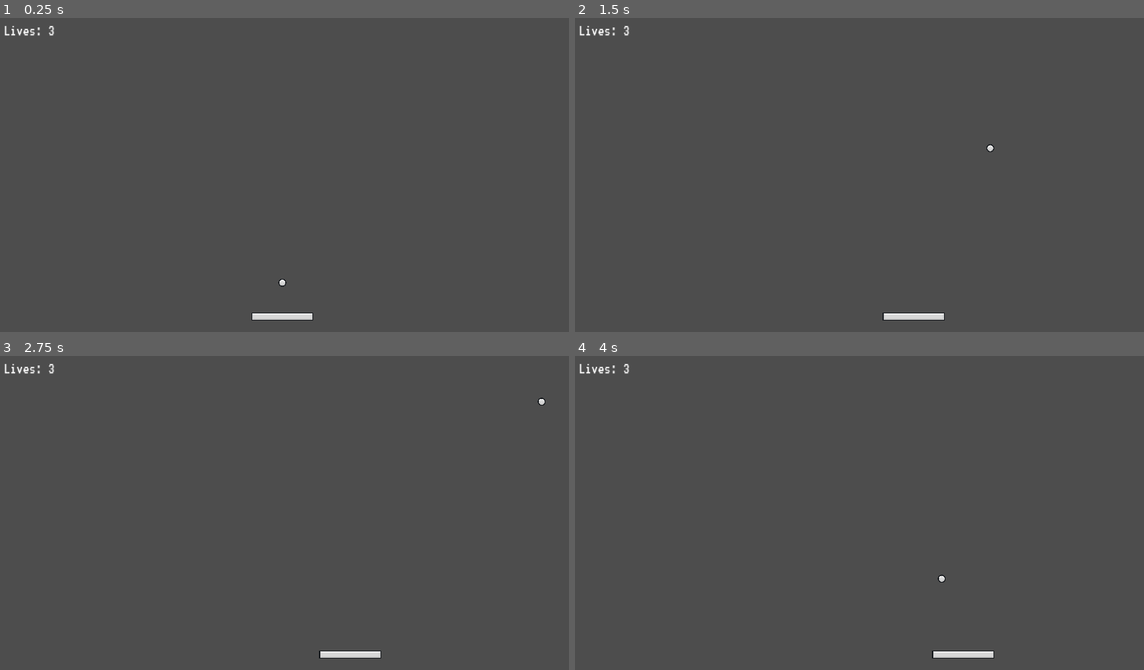
Above: before the commit, frames 1-4 (two rows, left to right).
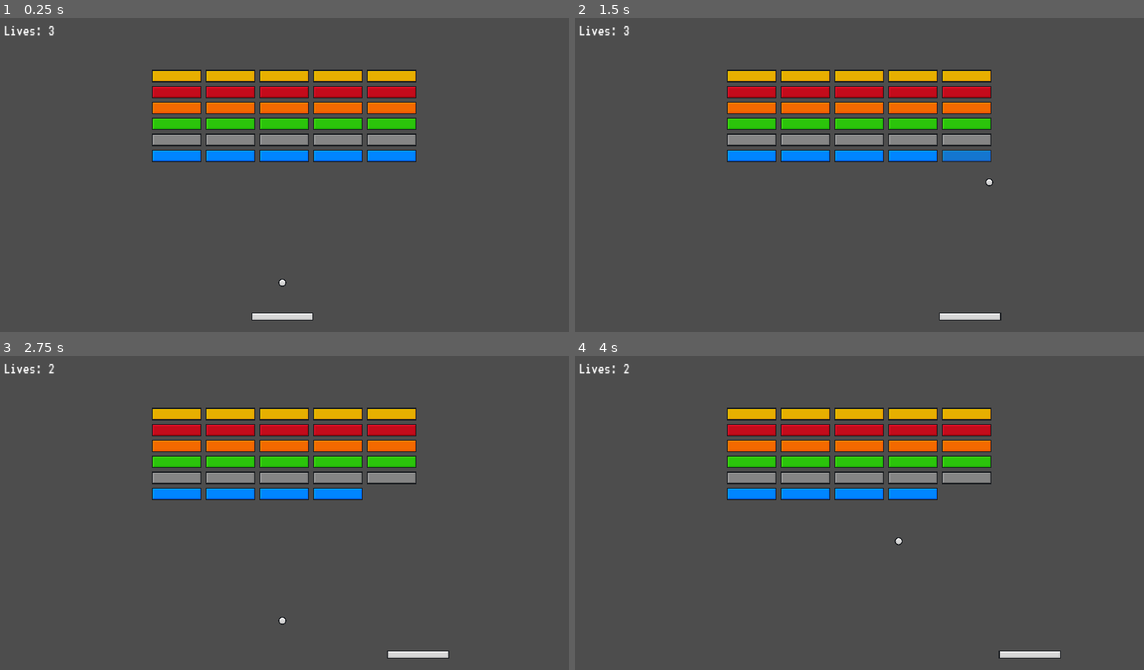
Above: after the commit, the same moments.

Repository: erenliving/brick-breaker-tutorial
Game: Godot game, scene res://scenes/main.tscn
The game is run twice, just before and just after one commit, with the same random seed, the same clock (stepped at 60 frames per second) and the same inputs.
Inputs:
- Up to frame 1 (0.25 s): no input
- Up to frame 2 (1.5 s): tap Enter at 0.5 s; hold D (right) 0.53-1.28 s; hold A (left) from 1.28 s (still down)
- Up to frame 3 (2.75 s): release A (left) at 2.03 s; hold D (right) from 2.03 s (still down)
- Up to frame 4 (4 s): release D (right) at 3.53 s; hold A (left) from 3.53 s (still down)

The runs differ from the first frame. In frame 1, 10% of the frame differs, in the area x 26-74%, y 16-46%; in frame 2, 11%, in the area x 26-75%, y 16-97%; in frame 3, 11%; in frame 4, 11%.

Commit message:
Add brick spawner
- Fix brick collision layer
- Scale brick sprite
- Increase paddle speed

Diff:
--- a/scenes/brick.tscn
+++ b/scenes/brick.tscn
@@ -4,15 +4,17 @@
 [ext_resource type="Script" path="res://scripts/brick.gd" id="1_r6yvy"]
 
 [sub_resource type="RectangleShape2D" id="RectangleShape2D_bu564"]
-size = Vector2(400, 100)
+size = Vector2(100, 24)
 
 [node name="Brick" type="RigidBody2D"]
+collision_layer = 8
 gravity_scale = 0.0
 lock_rotation = true
 freeze = true
 script = ExtResource("1_r6yvy")
 
 [node name="Sprite2D" type="Sprite2D" parent="."]
+scale = Vector2(0.25, 0.25)
 texture = ExtResource("1_cob6k")
 
 [node name="CollisionShape2D" type="CollisionShape2D" parent="."]
--- a/scenes/main.tscn
+++ b/scenes/main.tscn
@@ -1,10 +1,12 @@
-[gd_scene load_steps=6 format=3 uid="uid://dv24bwtlwyts4"]
+[gd_scene load_steps=8 format=3 uid="uid://dv24bwtlwyts4"]
 
 [ext_resource type="PackedScene" uid="uid://b1mi8bxsu4mvk" path="res://scenes/paddle.tscn" id="1_by27v"]
 [ext_resource type="PackedScene" uid="uid://dkxayraj1wq6q" path="res://scenes/ball.tscn" id="2_75ffr"]
 [ext_resource type="PackedScene" uid="uid://tyexg5alm0yy" path="res://scenes/wall.tscn" id="3_nog7p"]
 [ext_resource type="PackedScene" uid="uid://chucrhoap5jrr" path="res://scenes/death_zone.tscn" id="4_pt7mw"]
 [ext_resource type="PackedScene" uid="uid://cwu36d0bqorqp" path="res://scenes/ui.tscn" id="5_4xjkc"]
+[ext_resource type="Script" path="res://scripts/brick_spawner.gd" id="6_thd22"]
+[ext_resource type="PackedScene" uid="uid://bq7py26kqusht" path="res://scenes/brick.tscn" id="7_ogka2"]
 
 [node name="Main" type="Node"]
 
@@ -41,3 +43,11 @@
 position = Vector2(0, 375)
 
 [node name="UI" parent="." instance=ExtResource("5_4xjkc")]
+
+[node name="BrickSpawner" type="Node" parent="." node_paths=PackedStringArray("spawn_start")]
+script = ExtResource("6_thd22")
+brick_scene = ExtResource("7_ogka2")
+spawn_start = NodePath("../Marker2D")
+
+[node name="Marker2D" type="Marker2D" parent="."]
+position = Vector2(0, -200)
--- a/scenes/paddle.tscn
+++ b/scenes/paddle.tscn
@@ -8,6 +8,7 @@
 
 [node name="Paddle" type="RigidBody2D"]
 gravity_scale = 0.0
+lock_rotation = true
 script = ExtResource("1_ftruu")
 
 [node name="Sprite2D" type="Sprite2D" parent="."]
--- a/scripts/ball.gd
+++ b/scripts/ball.gd
@@ -28,6 +28,10 @@
 
 	velocity = velocity.bounce((collision.get_normal()))
 
+	var collider = collision.get_collider()
+	if collider is Brick:
+		collider.decrease_level()
+
 func start_ball():
 	position = start_position
 	randomize()
--- /dev/null
+++ b/scripts/brick_spawner.gd
@@ -0,0 +1,45 @@
+extends Node
+
+
+class_name BrickSpawner
+
+const COLUMNS = 5
+const ROWS = 6
+
+@onready var ball = $Ball as Ball
+@onready var ui = $UI as UI
+
+@export var brick_scene: PackedScene
+@export var margin: Vector2 = Vector2(8, 8)
+@export var spawn_start: Marker2D
+
+var brick_count = 0
+
+func _ready():
+	spawn()
+
+func spawn():
+	var test_brick = brick_scene.instantiate() as Brick
+	add_child(test_brick)
+	var brick_size = test_brick.get_size()
+	test_brick.queue_free()
+
+	var row_width = brick_size.x * COLUMNS + margin.x * (COLUMNS - 1)
+	var spawn_position_x = (-row_width + brick_size.x + margin.x) / 2
+	var spawn_position_y = spawn_start.position.y
+
+	for i in ROWS:
+		for j in COLUMNS:
+			var brick = brick_scene.instantiate() as Brick
+			add_child(brick)
+			brick.set_level(ROWS - i)
+			var x = spawn_position_x + j * (margin.x + brick.get_size().x)
+			var y = spawn_position_y + i * (margin.y + brick.get_size().y)
+			brick.set_position(Vector2(x, y))
+			brick.brick_destroyed.connect(on_brick_destroyed)
+
+func on_brick_destroyed():
+	brick_count -= 1
+	if brick_count == 0:
+		ball.stop_ball()
+		ui.game_over()
--- a/scripts/paddle.gd
+++ b/scripts/paddle.gd
@@ -8,7 +8,7 @@
 var half_paddle_width: float
 var is_ball_started = false
 
-@export var speed = 200
+@export var speed = 400
 @export var camera: Camera2D
 
 @onready var collision_shape_2d = $CollisionShape2D
